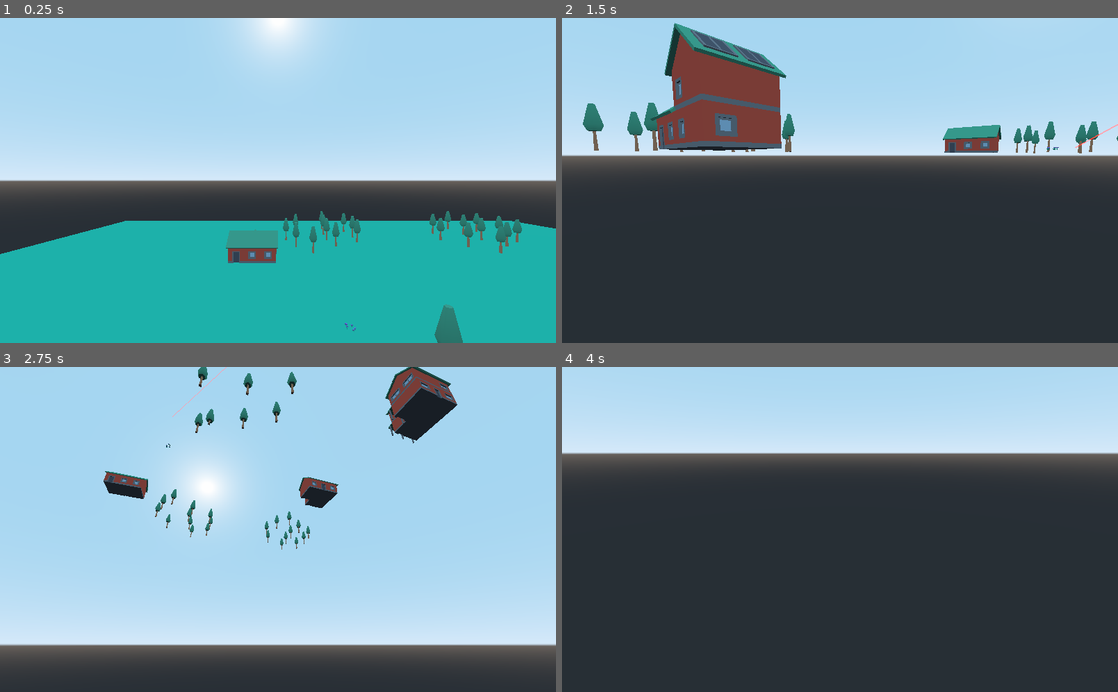
Above: before the commit, frames 1-4 (two rows, left to right).
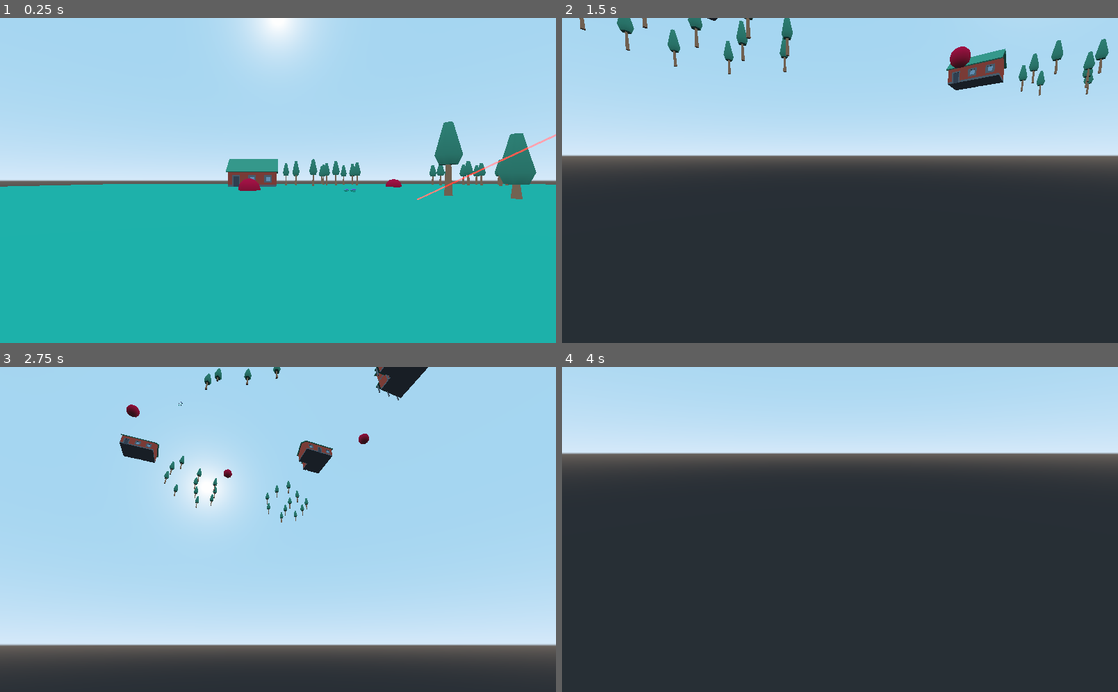
Above: after the commit, the same moments.

Repository: skarnl/godot--gwj31
Game: Godot game, scene res://screens/game/sniper_aim_test_world.tscn
Two runs of this game, one before a commit and one after it. Both use one fixed random seed, a clock stepped at 60 frames per second and the inputs below. This scene is started directly instead of the project's main scene.
Inputs (mouse positions are in pixels of both pictures, inside the frame that each line leads up to):
- Up to frame 1 (0.25 s): no input
- Up to frame 2 (1.5 s): tap Enter at 0.5 s; move the mouse to (962, 164) at 0.52 s; hold D (move_right) 0.53-1.28 s; hold J (switch_target, bound only after the commit) 0.53-1.28 s; move the mouse to (728, 196) at 1.27 s; hold S (move_backward) from 1.28 s (still down); tap E (interact) at 1.35 s
- Up to frame 3 (2.75 s): tap J (switch_target, bound only after the commit) at 1.55 s; move the mouse to (333, 458) at 2.02 s; release S (move_backward) at 2.03 s; hold D (move_right) from 2.03 s (still down); hold J (switch_target, bound only after the commit) from 2.03 s (still down)
- Up to frame 4 (4 s): move the mouse to (812, 594) at 2.77 s; release D (move_right) at 2.78 s; release J (switch_target, bound only after the commit) at 2.78 s; hold W (move_forward) 2.78-3.53 s; tap J (switch_target, bound only after the commit) at 2.85, 3.8 s; tap Space at 3.5 s; move the mouse to (1006, 578) at 3.52 s; hold A (move_left) from 3.53 s (still down); hold E (interact) from 3.53 s (still down)

The runs differ from the first frame. In frame 1, 17% of the frame differs, in the area x 0-100%, y 31-100%; in frame 2, 11%; in frame 3, 5.4%; in frame 4, nothing differs.

Commit message:
Add moving sniper line to target-positions

Diff:
--- a/entities/sniper.gd
+++ b/entities/sniper.gd
@@ -6,8 +6,12 @@
 onready var laser := $LaserOrigin/Laser
 onready var target := $Target
 
-var original_target_position: Vector3;
+var original_target_position: Vector3
 var time := 0.0
+
+var new_target_position: Vector3
+var moving := false
+
 
 func _ready() -> void:
 	gun.hide()
@@ -17,15 +21,19 @@
 
 
 func _process(delta: float) -> void:
-	_move_target(delta)
+	if !moving:
+		_wiggle_target(delta)
+	else:
+		_move_target_to_new_position(delta)
+
 	_draw_laser()
 
-# move the target slightly, to fake the laser of moving around
-func _move_target(delta) -> void:
+# wiggle the target slightly, to fake the laser of moving around
+func _wiggle_target(delta) -> void:
 	time += delta
 
-	var size = 0.2
-	var z_pos = -1 + sin(time) * 1.0 * size
+	var wiggle_size = 0.2
+	var z_pos = sin(time) * wiggle_size
 
 	target.translation = original_target_position + Vector3(0, 0, z_pos)
 
@@ -34,3 +42,23 @@
 	laser.height = gun.translation.distance_to(target.translation)
 	laser.translation.z = laser.height / 2 * -1
 	laser_origin.look_at_from_position(gun.translation, target.translation, Vector3.UP)
+
+
+func move_target_to(destination: Vector3) -> void:
+	if moving:
+		return
+
+	moving = true
+
+	new_target_position = destination
+
+
+func _move_target_to_new_position(delta: float) -> void:
+	var distance = target.translation.distance_to(new_target_position)
+
+	if distance > 1:
+		var speed = 10 # Change this to increase it to more units/second
+		target.translation = target.translation.move_toward(new_target_position, delta * speed)
+	else:
+		original_target_position = target.translation
+		moving = false
--- a/project.godot
+++ b/project.godot
@@ -61,6 +61,11 @@
 "events": [ Object(InputEventKey,"resource_local_to_scene":false,"resource_name":"","device":0,"alt":false,"shift":false,"control":false,"meta":false,"command":false,"pressed":false,"scancode":69,"unicode":0,"echo":false,"script":null)
  ]
 }
+switch_target={
+"deadzone": 0.5,
+"events": [ Object(InputEventKey,"resource_local_to_scene":false,"resource_name":"","device":0,"alt":false,"shift":false,"control":false,"meta":false,"command":false,"pressed":false,"scancode":74,"unicode":0,"echo":false,"script":null)
+ ]
+}
 
 [rendering]
 
--- a/screens/game/player_movement_test_world.tscn
+++ b/screens/game/player_movement_test_world.tscn
@@ -9,17 +9,17 @@
 [sub_resource type="ConcavePolygonShape" id=2]
 data = PoolVector3Array( 12.5, 0, 12.5, -12.5, 0, 12.5, 12.5, 0, -12.5, -12.5, 0, 12.5, -12.5, 0, -12.5, 12.5, 0, -12.5 )
 
-[sub_resource type="CubeMesh" id=4]
+[sub_resource type="CubeMesh" id=3]
 
-[sub_resource type="ConcavePolygonShape" id=5]
+[sub_resource type="ConcavePolygonShape" id=4]
 data = PoolVector3Array( -1, 1, 1, 1, 1, 1, -1, -1, 1, 1, 1, 1, 1, -1, 1, -1, -1, 1, 1, 1, -1, -1, 1, -1, 1, -1, -1, -1 …(284 unchanged characters)…
 
-[sub_resource type="BoxShape" id=3]
+[sub_resource type="BoxShape" id=5]
 
 [node name="Spatial" type="Spatial"]
 
 [node name="Player" parent="." instance=ExtResource( 1 )]
-transform = Transform( 1, 0, 0, 0, 1, 0, 0, 0, 1, -0.531823, -0.467359, 0 )
+transform = Transform( 1, 0, 0, 0, 1, 0, 0, 0, 1, 0, 1.87856, 0 )
 
 [node name="MeshInstance" type="MeshInstance" parent="."]
 transform = Transform( 1, 0, 0, 0, 1, 0, 0, 0, 1, 0, -2, 0 )
--- /dev/null
+++ b/screens/game/sniper_aim_controller.gd
@@ -0,0 +1,27 @@
+extends Spatial
+
+onready var sniper := $Sniper
+onready var target_points_container := $PossibleTargetLocations
+
+var target_points: Array
+var current_target_point_index := 0
+
+
+func _ready():
+	target_points = target_points_container.get_children()
+
+
+func _input(event: InputEvent) -> void:
+	if event is InputEventKey and event.is_action_pressed('switch_target'):
+		var next_target_location = _get_next_target_location()
+		sniper.move_target_to(next_target_location)
+
+
+func _get_next_target_location() -> Vector3:
+	current_target_point_index += 1
+
+	if current_target_point_index >= target_points.size():
+		current_target_point_index = 0
+
+	var next_target = target_points[current_target_point_index]
+	return next_target.translation
--- a/screens/game/sniper_aim_test_world.tscn
+++ b/screens/game/sniper_aim_test_world.tscn
@@ -11,20 +11,25 @@
 [ext_resource path="res://assets/models/scenery/ground_grass.obj" type="ArrayMesh" id=9]
 [ext_resource path="res://assets/models/scenery/flower_purpleB.obj" type="ArrayMesh" id=10]
 [ext_resource path="res://entities/sniper.gd" type="Script" id=11]
+[ext_resource path="res://screens/game/sniper_aim_controller.gd" type="Script" id=12]
 [ext_resource path="res://materials/laser.tres" type="Material" id=13]
 
-[sub_resource type="ConcavePolygonShape" id=7]
-
-[sub_resource type="SpatialMaterial" id=5]
+[sub_resource type="ConcavePolygonShape" id=1]
+
+[sub_resource type="SpatialMaterial" id=2]
 albedo_color = Color( 0.898039, 0, 1, 1 )
 
-[sub_resource type="SpatialMaterial" id=6]
-albedo_color = Color( 0.964706, 0, 0.996078, 1 )
+[sub_resource type="SpatialMaterial" id=3]
+albedo_color = Color( 0.760784, 0.0117647, 1, 1 )
+
+[sub_resource type="SpatialMaterial" id=4]
+albedo_color = Color( 1, 0.0117647, 0.290196, 1 )
 
 [node name="Spatial" type="Spatial"]
+script = ExtResource( 12 )
 
 [node name="Player" parent="." instance=ExtResource( 1 )]
-transform = Transform( 1, 0, 0, 0, 1, 0, 0, 0, 1, -10.427, 10.2508, 10.156 )
+transform = Transform( 1, 0, 0, 0, 1, 0, 0, 0, 1, -10.427, 0.624385, 10.156 )
 
 [node name="World" type="Spatial" parent="."]
 transform = Transform( 1.008, 0, 0, 0, 1, 0, 0, 0, 1, 0, 0, 0 )
@@ -415,9 +420,34 @@
 
 [node name="Gun" type="CSGSphere" parent="Sniper"]
 transform = Transform( 1, 0, 0, 0, 1, 0, 0, 0, 1, 12.8858, 14.4206, 17.8244 )
-visible = false
-material = SubResource( 5 )
+material = SubResource( 2 )
 
 [node name="Target" type="CSGSphere" parent="Sniper"]
 transform = Transform( 1, 0, 0, 0, 1, 0, 0, 0, 1, -4.59443, 0, 0.386233 )
-material = SubResource( 6 )
+material = SubResource( 3 )
+
+[node name="PossibleTargetLocations" type="Spatial" parent="."]
+
+[node name="TargetPoint" type="CSGSphere" parent="PossibleTargetLocations"]
+transform = Transform( 1, 0, 0, 0, 1, 0, 0, 0, 1, -4.59443, 0, 27.7972 )
+material = SubResource( 4 )
+
+[node name="TargetPoint2" type="CSGSphere" parent="PossibleTargetLocations"]
+transform = Transform( 1, 0, 0, 0, 1, 0, 0, 0, 1, 28.3931, 0, 27.7972 )
+material = SubResource( 4 )
+
+[node name="TargetPoint3" type="CSGSphere" parent="PossibleTargetLocations"]
+transform = Transform( 1, 0, 0, 0, 1, 0, 0, 0, 1, 28.3931, 0, -1.40331 )
+material = SubResource( 4 )
+
+[node name="TargetPoint4" type="CSGSphere" parent="PossibleTargetLocations"]
+transform = Transform( 1, 0, 0, 0, 1, 0, 0, 0, 1, 5.12252, 0, -21.1019 )
+material = SubResource( 4 )
+
+[node name="TargetPoint5" type="CSGSphere" parent="PossibleTargetLocations"]
+transform = Transform( 1, 0, 0, 0, 1, 0, 0, 0, 1, -12.9653, 0, -10.3765 )
+material = SubResource( 4 )
+
+[node name="TargetPoint6" type="CSGSphere" parent="PossibleTargetLocations"]
+transform = Transform( 1, 0, 0, 0, 1, 0, 0, 0, 1, -18.1767, 4.31138, 6.09503 )
+material = SubResource( 4 )
Not shown: 1 places in screens/game/player_movement_test_world.tscn that only renumber resources
Not shown: 2 places in screens/game/sniper_aim_test_world.tscn that only renumber resources
